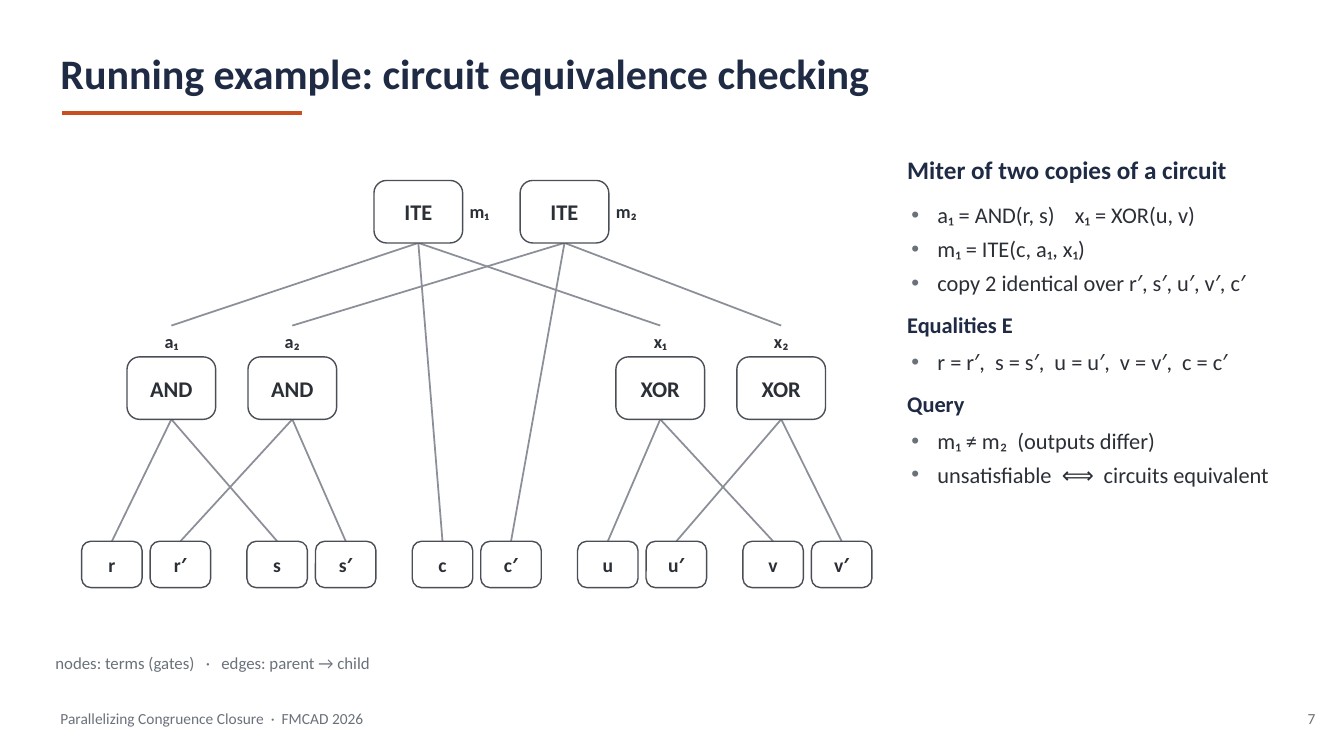
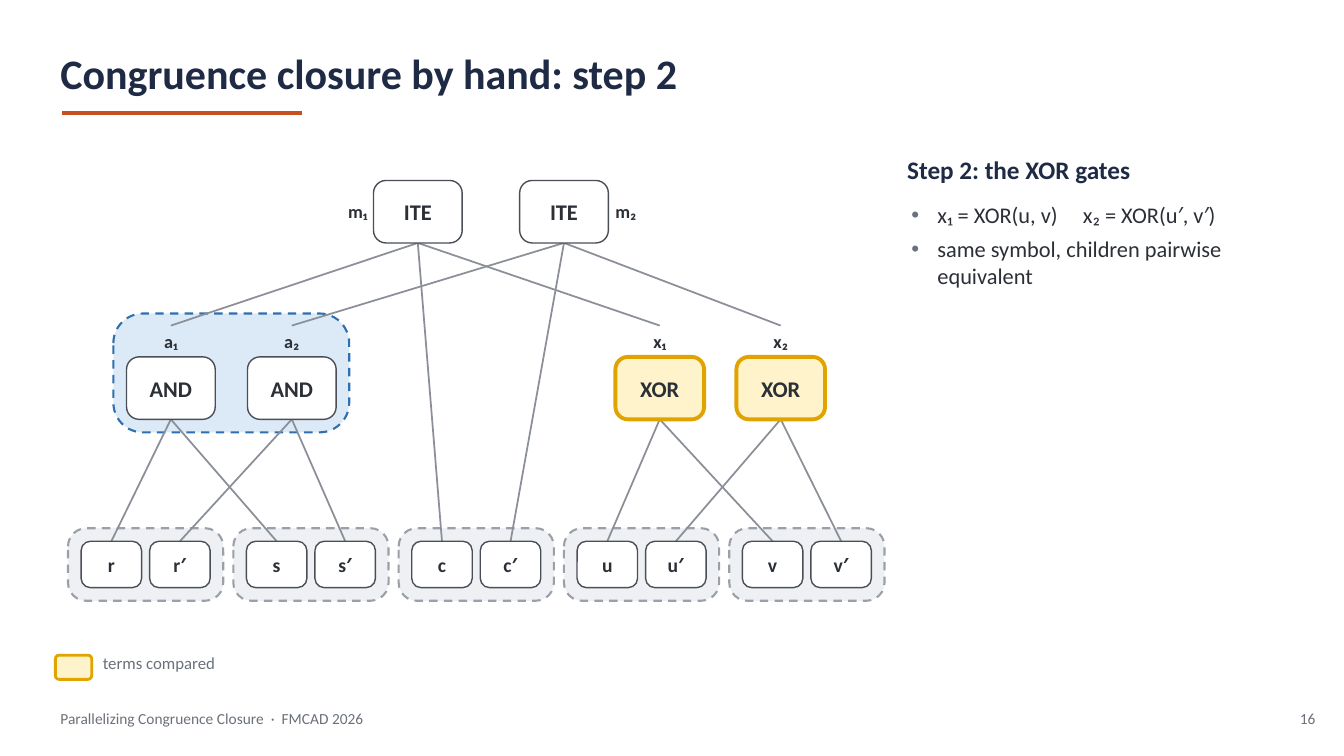
Before and after one commit to amarshah1/parallelcc-paper, a slide deck: slide 16 of slides/parallelcc-part1.pptx (slide 7 before the commit). Drawn at 1344x756 pixels with LibreOffice and Linux fonts; fonts in the diff are those of the drawing. Boxes give left, top, right and bottom in pixels: in the first picture for what was removed or moved away, otherwise in the second. Text is boxed around its words. In the diff, an @@ line names an element or a change of style, - is before the commit and + after.

```diff
--- a/slides/parallelcc-part1.pptx
+++ b/slides/parallelcc-part1.pptx
@@ text at box(60, 59, 677, 96): text changed @@
-Running example: circuit equivalence checking
+Congruence closure by hand: step 2
@@ text at box(907, 161, 1130, 184): text changed @@
-Miter of two copies of a circuit
+Step 2: the XOR gates
@@ text "m₁": place and size @@
-text "m₁" at box(470, 209, 489, 220)
+text "m₁" at box(348, 209, 367, 220)
@@ text "m₁" at box(348, 209, 367, 220): alignment left to right @@
@@ text at box(937, 207, 1221, 288): text changed @@
-• a₁ = AND(r, s) x₁ = XOR(u, v)
-• m₁ = ITE(c, a₁, x₁)
-• copy 2 identical over r′, s′, u′, v′, c′
-Equalities E
-• r = r′, s = s′, u = u′, v = v′, c = c′
-Query
-• m₁ ≠ m₂ (outputs differ)
-• unsatisfiable ⟺ circuits equivalent
+• x₁ = XOR(u, v) x₂ = XOR(u′, v′)
+• same symbol, children pairwise equivalent
@@ rounded rectangle added at box(113, 314, 349, 433), fill #DCEAF8, outline #2E6FB0 1.5 pt dashed @@
@@ rounded rectangle "XOR" at box(615, 357, 704, 419): fill #FFFFFF to #FFF3CC; outline #4A4F57 1 pt to #E0A300 2.75 pt @@
@@ rounded rectangle "XOR" at box(736, 357, 825, 419): fill #FFFFFF to #FFF3CC; outline #4A4F57 1 pt to #E0A300 2.75 pt @@
@@ rounded rectangle added at box(68, 528, 223, 601), fill #EEF0F3, outline #9AA0A8 1.5 pt dashed @@
@@ rounded rectangle added at box(233, 528, 388, 601), fill #EEF0F3, outline #9AA0A8 1.5 pt dashed @@
@@ rounded rectangle added at box(398, 528, 554, 601), fill #EEF0F3, outline #9AA0A8 1.5 pt dashed @@
@@ rounded rectangle added at box(564, 528, 719, 601), fill #EEF0F3, outline #9AA0A8 1.5 pt dashed @@
@@ rounded rectangle added at box(729, 528, 884, 601), fill #EEF0F3, outline #9AA0A8 1.5 pt dashed @@
@@ text removed at box(55, 657, 369, 672) @@
-nodes: terms (gates) · edges: parent → child
@@ rounded rectangle added at box(55, 655, 92, 680), fill #FFF3CC, outline #E0A300 2 pt @@
@@ text added at box(103, 657, 215, 672), 12 pt, text #6B717A @@
+terms compared
@@ text at box(1300, 713, 1316, 724): text changed @@
-7
+16
```
Also in this commit, not shown: 19 other slides changed, 13 slides added, 4 slides removed, 2 other files.
